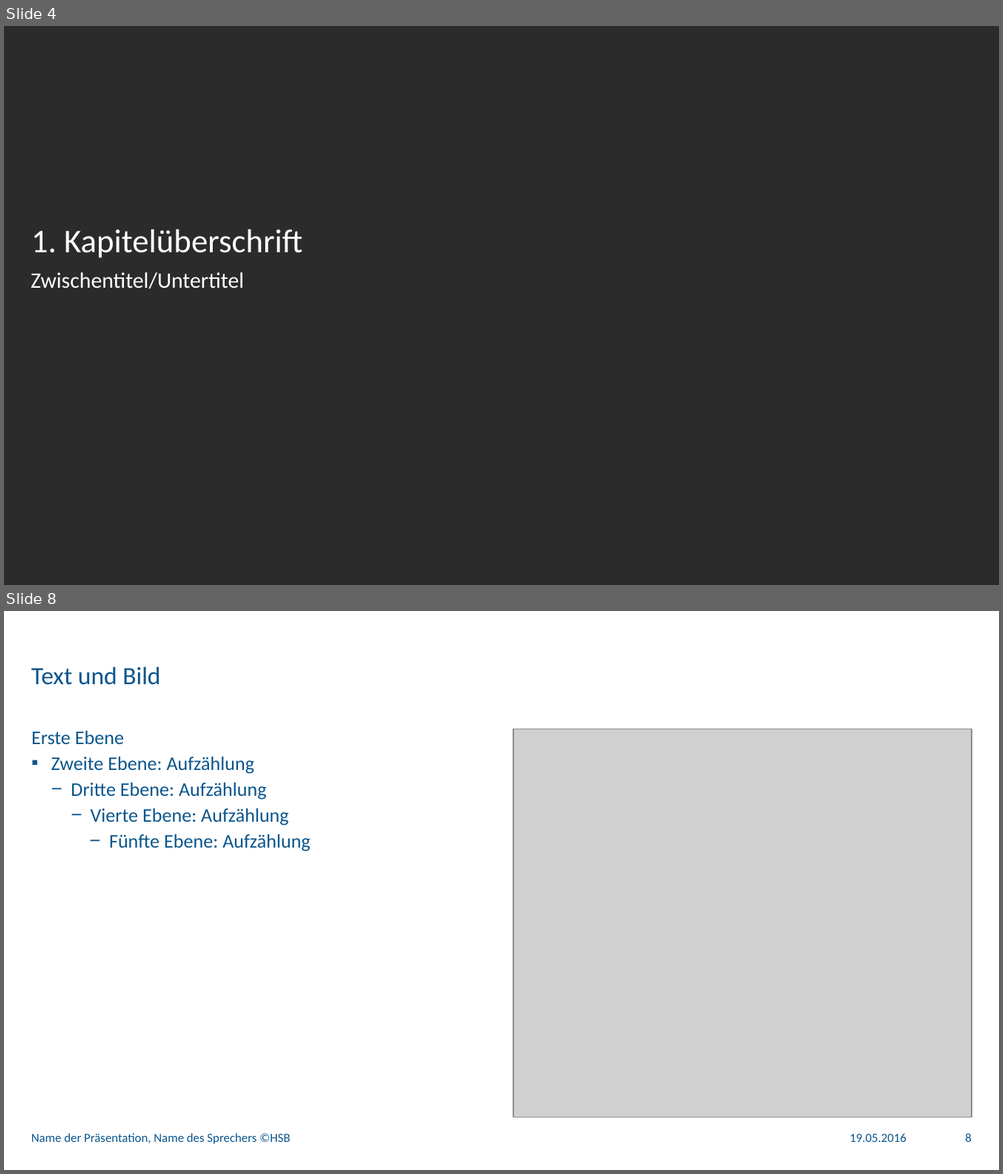
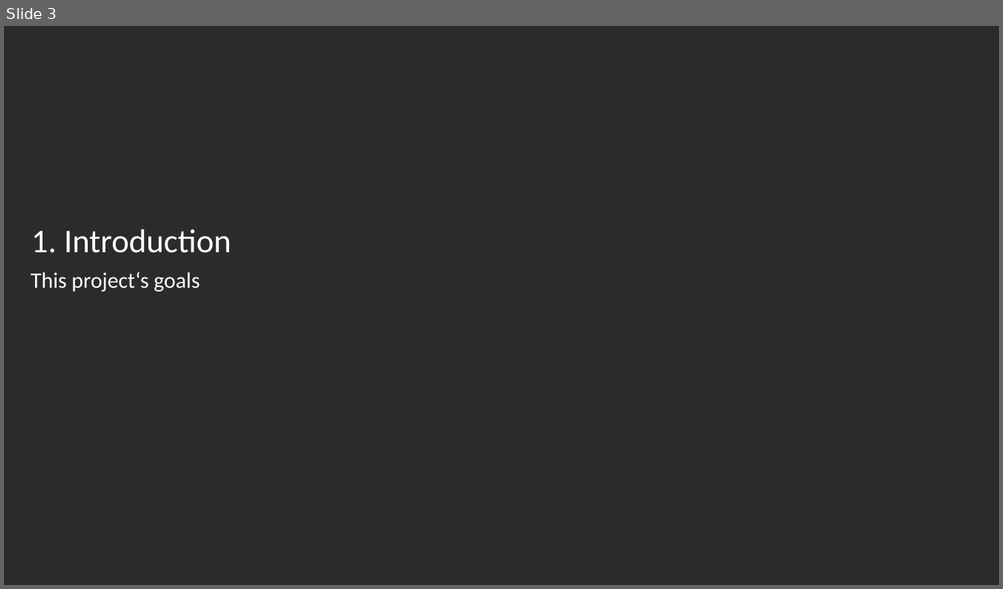
Before and after one commit to philippmoritzer/bd-ml-project, a slide deck: docs/presentation.pptx. Shown one above the other, each under a label of ours: slides 4 and 8 before the commit, slide 3 after it; the slides between them are not shown. The pictures are 1003x1174 and 1003x589 pixels, drawn with LibreOffice and Linux fonts; fonts in the diff are those of the drawing; grey boxes stand for pictures; background and template pictures are left out; a plain dark background stands for a picture behind light text. Boxes give left, top, right and bottom in pixels: in the first picture for what was removed or moved away, otherwise in the second. Text is boxed around its words. In the diff, an @@ line names an element or a change of style, - is before the commit and + after.

Commit message:
spelling

```diff
--- a/docs/presentation.pptx
+++ b/docs/presentation.pptx
@@ slide 8 removed at (4,611,999,1170), background picture (left out) @@
@@ title removed at (31,667,160,685) @@
-Text und Bild
@@ text removed at (31,731,310,851) @@
-Erste Ebene
-  ▪ Zweite Ebene: Aufzählung
-    − Dritte Ebene: Aufzählung
-      − Vierte Ebene: Aufzählung
-        − Fünfte Ebene: Aufzählung
@@ picture removed at (513,729,972,1118) @@
@@ text removed at (31,1133,290,1145) @@
-Name der Präsentation, Name des Sprechers ©HSB
@@ text removed at (849,1133,906,1142) @@
-19.05.2016
@@ page number removed at (965,1133,971,1142) @@
-8
@@ what was slide 4 is now slide 3 @@
@@ slide 3 changed as well @@
@@ title at (31,230,231,253): text changed @@
-1. Kapitelüberschrift
+1. Introduction
@@ text at (31,272,199,292): text changed @@
-Zwischentitel/Untertitel
+This project‘s goals
```
Also in this commit, not shown: 13 other slides changed, 20 slides added, 10 other slides removed.
